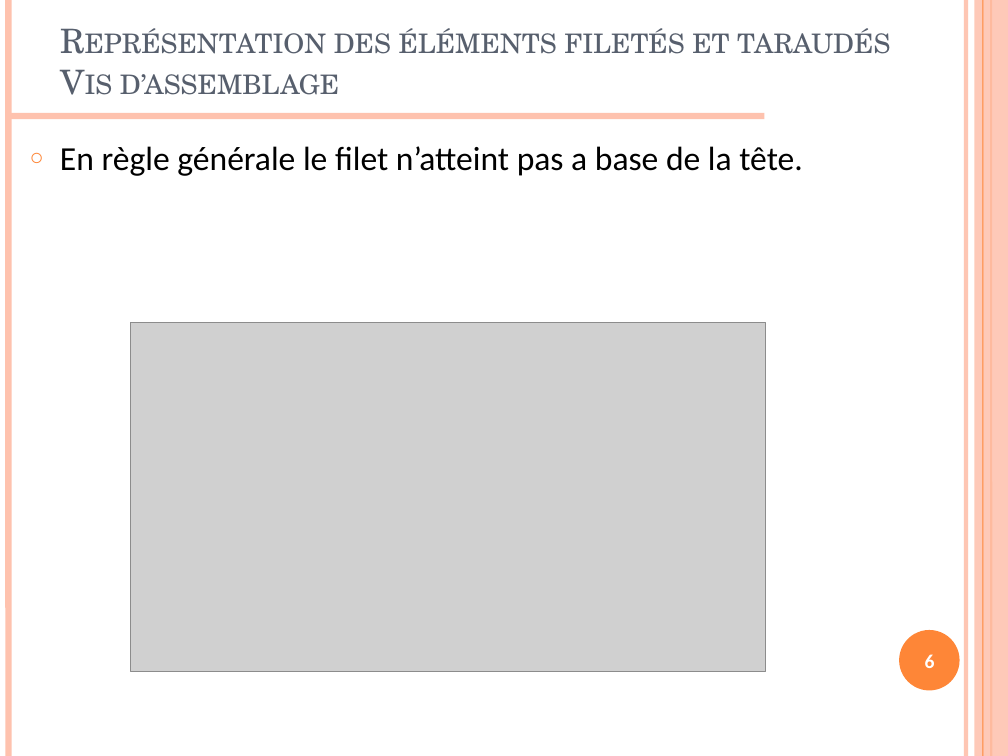
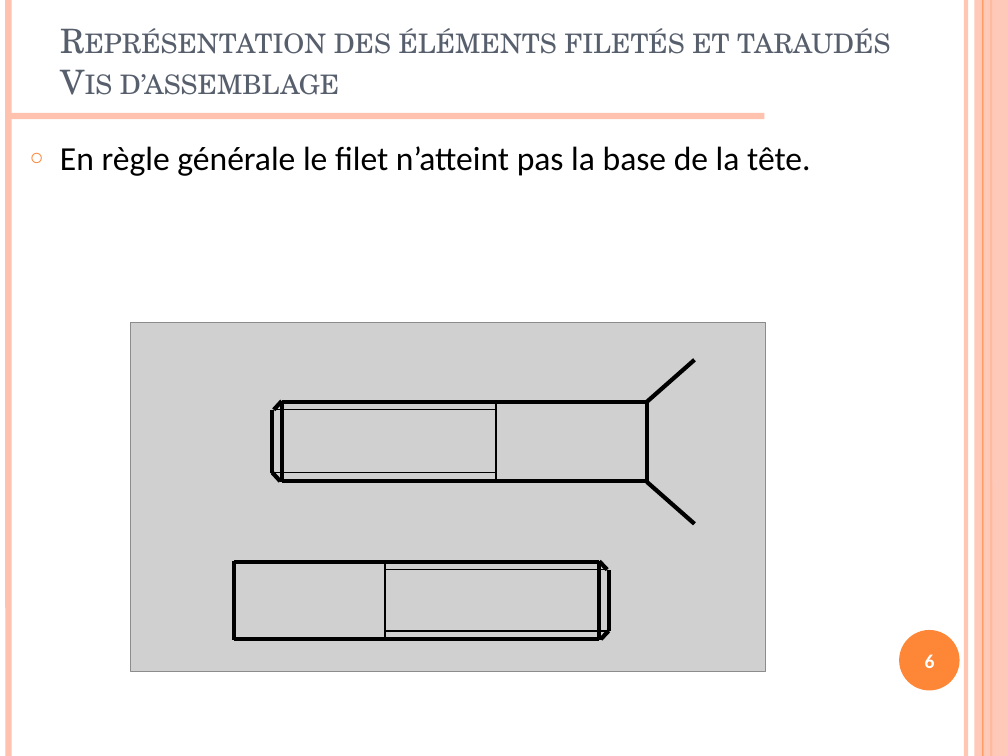
Before and after one commit to xpessoles/07_Etude_Systemes_Mecaniques_Analyser_Concevoir_Realiser, a slide deck: slide 6 of Concevoir/01_BasesCommunicationTechnique/02_ElementsFiletes/Cours/PPT/07_CPT_02_ElementsFiletes_PPT.pptx. Drawn at 1008x756 pixels with LibreOffice and Linux fonts; fonts in the diff are those of the drawing; grey boxes stand for pictures; background and template pictures are left out. Boxes give left, top, right and bottom in pixels: in the first picture for what was removed or moved away, otherwise in the second. Text is boxed around its words. In the diff, an @@ line names an element or a change of style, - is before the commit and + after.

```diff
--- a/Concevoir/01_BasesCommunicationTechnique/02_ElementsFiletes/Cours/PPT/07_CPT_02_ElementsFiletes_PPT.pptx
+++ b/Concevoir/01_BasesCommunicationTechnique/02_ElementsFiletes/Cours/PPT/07_CPT_02_ElementsFiletes_PPT.pptx
@@ text at (60, 146, 811, 176): text changed @@
-○ En règle générale le filet n’atteint pas a base de la tête.
+○ En règle générale le filet n’atteint pas la base de la tête.
@@ line added from (647, 402) to (695, 360), #000000 3 pt @@
@@ group added at (272, 401, 647, 482): 10 lines @@
@@ line added from (647, 482) to (695, 524), #000000 3 pt @@
@@ group added at (234, 561, 609, 640): 10 lines @@
```
Also in this commit, not shown: 2 other slides changed, 3 other files.
